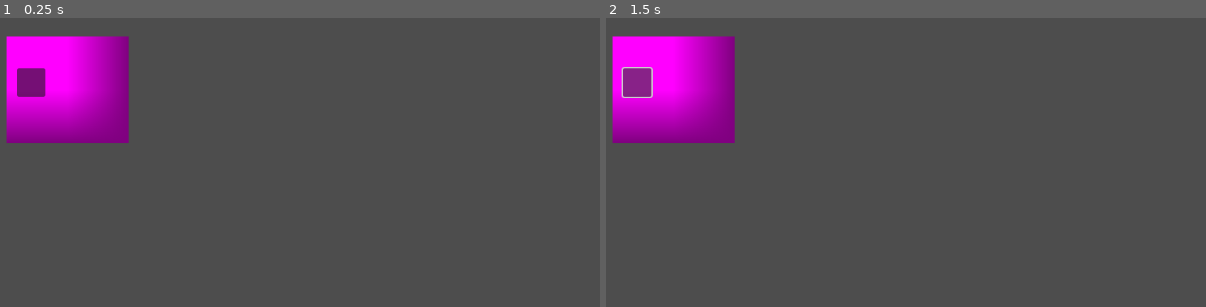
Above: before the commit, frames 1-2 (left to right).
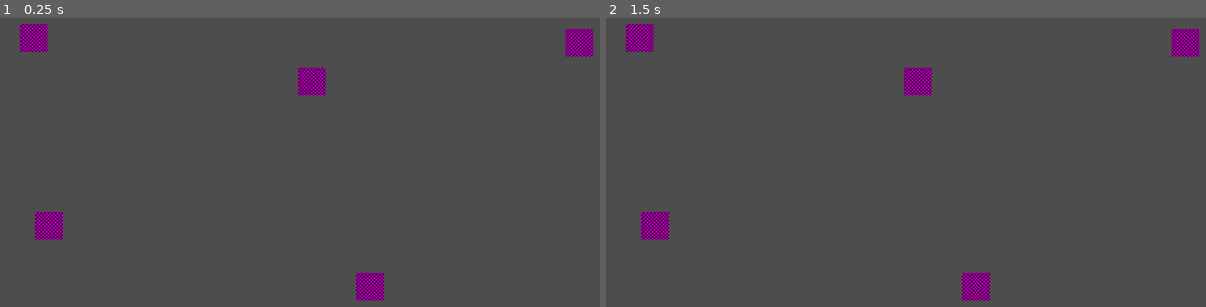
Above: after the commit, the same moments.

Repository: bldng1337/splash
Game: Godot game, scene res://main.tscn
Two runs of this game, one before a commit and one after it. Both use one fixed random seed, a clock stepped at 60 frames per second and the inputs below.
Inputs (mouse positions are in pixels of both pictures, inside the frame that each line leads up to):
- Up to frame 1 (0.25 s): no input
- Up to frame 2 (1.5 s): click (636, 81) at 0.52 s; click (636, 81) at 1.27 s

The runs differ from the first frame. In frame 1, 9.6% of the frame differs, in the area x 1-99%, y 2-98%; in frame 2, 9.6%.
Error before the commit: Attempt to call function 'register_objective' in base 'null instance' on a null instance. (res://tapoff/tapme.gd:9)

Commit message:
Implement 2 Games

Diff:
--- /dev/null
+++ b/content/W1/tapoff/main.tscn
@@ -0,0 +1,20 @@
+[gd_scene load_steps=2 format=3 uid="uid://bs3wkospr02"]
+
+[ext_resource type="PackedScene" uid="uid://dvll3dokxnegg" path="res://content/W1/tapoff/sinks/Sink1.tscn" id="1_apx26"]
+
+[node name="Main" type="Node2D"]
+
+[node name="Sink1" parent="." instance=ExtResource("1_apx26")]
+position = Vector2(151, 127)
+
+[node name="Sink3" parent="." instance=ExtResource("1_apx26")]
+position = Vector2(173, 398)
+
+[node name="Sink4" parent="." instance=ExtResource("1_apx26")]
+position = Vector2(636, 486)
+
+[node name="Sink5" parent="." instance=ExtResource("1_apx26")]
+position = Vector2(552, 190)
+
+[node name="Sink6" parent="." instance=ExtResource("1_apx26")]
+position = Vector2(938, 134)
--- /dev/null
+++ b/content/W1/tapoff/sinks/Sink1.tscn
@@ -0,0 +1,23 @@
+[gd_scene load_steps=3 format=3 uid="uid://dvll3dokxnegg"]
+
+[ext_resource type="Script" uid="uid://d4l4srmikv2s6" path="res://content/W1/tapoff/tapme.gd" id="1_7xuc6"]
+
+[sub_resource type="PlaceholderTexture2D" id="PlaceholderTexture2D_0hojn"]
+size = Vector2(40, 40)
+
+[node name="Sink1" type="Node2D" node_paths=PackedStringArray("button")]
+script = ExtResource("1_7xuc6")
+button = NodePath("Button")
+
+[node name="Sprite2D" type="Sprite2D" parent="."]
+texture_filter = 1
+texture_repeat = 2
+position = Vector2(20, 20)
+texture = SubResource("PlaceholderTexture2D_0hojn")
+offset = Vector2(0.1, 0)
+
+[node name="Button" type="Button" parent="."]
+modulate = Color(1, 1, 1, 0)
+offset_right = 40.39
+offset_bottom = 39.945
+metadata/_edit_use_anchors_ = true
--- /dev/null
+++ b/content/W1/tapoff/tapme.gd
@@ -0,0 +1,12 @@
+extends Node2D
+
+@export var button:Button
+
+func _ready() -> void:
+	manager.register_objective()
+	button.connect("pressed", tap)
+
+
+func tap():
+	manager.finish_objective()
+	queue_free()
--- /dev/null
+++ b/content/W2/river/main.tscn
@@ -0,0 +1,43 @@
+[gd_scene load_steps=7 format=3 uid="uid://pt7josrfbr08"]
+
+[ext_resource type="Texture2D" uid="uid://cgagut51800bm" path="res://assets/W2LVL1/GWP_W2L1.png" id="1_ov0kl"]
+[ext_resource type="PackedScene" uid="uid://b75uhm55s35l2" path="res://content/W2/river/trash.tscn" id="2_eikky"]
+[ext_resource type="Script" uid="uid://b1ic8esi10u77" path="res://content/W2/river/spawner.gd" id="3_eikky"]
+[ext_resource type="Texture2D" uid="uid://bcecjsvdhu5eb" path="res://assets/W2LVL1/mülltonne.png" id="4_6vmr2"]
+[ext_resource type="Script" uid="uid://bdqhaxdwqeonn" path="res://content/W2/river/picker.gd" id="5_0v4l1"]
+
+[sub_resource type="Curve2D" id="Curve2D_k0oon"]
+bake_interval = 512.0
+_data = {
+"points": PackedVector2Array(0, 0, 0, 0, 1223, -140, 0, 0, 0, 0, 952, 80, 0, 0, 0, 0, 561, 301, 0, 0, 0, 0, 195, 342, 0, 0, 0, 0, -69, 279)
+}
+point_count = 5
+
+[node name="Main" type="Node2D"]
+
+[node name="Spawner" type="Node2D" parent="." node_paths=PackedStringArray("path")]
+position = Vector2(1221, -63)
+script = ExtResource("3_eikky")
+entity = ExtResource("2_eikky")
+spawn_range = 80.0
+amount = 5
+path = NodePath("../Path2D")
+
+[node name="Path2D" type="Path2D" parent="."]
+position = Vector2(0, 77)
+curve = SubResource("Curve2D_k0oon")
+
+[node name="Background" type="Sprite2D" parent="."]
+position = Vector2(579, 325)
+scale = Vector2(0.5990741, 0.5990741)
+texture = ExtResource("1_ov0kl")
+
+[node name="Mülltonne" type="Sprite2D" parent="."]
+position = Vector2(1044, 535.00006)
+scale = Vector2(0.465, 0.465)
+texture = ExtResource("4_6vmr2")
+
+[node name="DragManager" type="Node2D" parent="." node_paths=PackedStringArray("collection", "trash")]
+script = ExtResource("5_0v4l1")
+collection = NodePath("../Spawner")
+trash = NodePath("../Mülltonne")
--- /dev/null
+++ b/content/W2/river/picker.gd
@@ -0,0 +1,37 @@
+extends Node
+
+
+@export var collection: Node2D
+@export var trash: Node2D
+
+var _picked_up: Node2D
+
+func _ready() -> void:
+	for c in collection.get_children():
+		c.picked_up=false
+
+
+
+func _input(event: InputEvent) -> void:
+	if event is InputEventMouseButton:
+		if event.is_pressed() and _picked_up==null:
+			print("searching for %s" % event.global_position)
+			for c in collection.get_children():
+				print(c.global_position.distance_to(event.global_position))
+				if c.global_position.distance_to(event.global_position)<50:
+					pickup(c)
+					break
+		else:
+			if _picked_up:
+				if _picked_up.global_position.distance_to(trash.global_position)<200:
+					manager.finish_objective()
+					_picked_up.queue_free()
+				_picked_up.picked_up=false
+			_picked_up=null
+
+
+func pickup(node: Node2D) -> void:
+	print("picked up %s" % node.name)
+	node.picked_up=true
+	_picked_up=node
+	pass
--- /dev/null
+++ b/content/W2/river/spawner.gd
@@ -0,0 +1,14 @@
+extends Node2D
+
+@export var entity: PackedScene
+@export var spawn_range=100.0
+@export var amount=10
+@export var path: Path2D
+
+func _ready():
+	for i in range(amount):
+		var e: Node2D = entity.instantiate()
+		e.position = Vector2(randf_range(-spawn_range, spawn_range), randf_range(-spawn_range, spawn_range))
+		e.path=path
+		e.z_index=1
+		add_child(e)
--- /dev/null
+++ b/content/W2/river/trash.gd
@@ -0,0 +1,34 @@
+extends Node2D
+
+@export var sprite: Sprite2D
+@export var path: Path2D
+@export var speed: float = 200
+var _relpos: Vector2
+var _offset: float
+var _len:float
+var picked_up: bool = false
+
+
+func _ready() -> void:
+	manager.register_objective()
+	if sprite:
+		var idx: int = 1+randi() % 3
+		sprite.texture = load("res://assets/W2LVL1/müll%d.png" % idx)
+	var local_pos: Vector2 = path.to_local(global_position)
+	_offset = path.curve.get_closest_offset(local_pos)
+	_relpos = path.curve.get_closest_point(local_pos)-local_pos
+	_len=path.curve.get_baked_length()
+
+func getpos() -> Vector2:
+	var newpos=path.curve.sample_baked(_offset,true)+_relpos
+	return path.to_global(newpos)
+
+func _process(delta: float) -> void:
+	if picked_up:
+		global_position=get_global_mouse_position()
+		return
+	_offset+=delta*speed
+	if _offset>_len:
+		_offset=0
+	global_position=getpos()
+	pass
--- /dev/null
+++ b/content/W2/river/trash.tscn
@@ -0,0 +1,15 @@
+[gd_scene load_steps=3 format=3 uid="uid://b75uhm55s35l2"]
+
+[ext_resource type="Script" uid="uid://b46ltu68h3flr" path="res://content/W2/river/trash.gd" id="1_4kwgi"]
+
+[sub_resource type="PlaceholderTexture2D" id="PlaceholderTexture2D_4kwgi"]
+size = Vector2(10, 10)
+
+[node name="Trash" type="Node2D" node_paths=PackedStringArray("sprite")]
+script = ExtResource("1_4kwgi")
+sprite = NodePath("Sprite2D")
+
+[node name="Sprite2D" type="Sprite2D" parent="."]
+position = Vector2(-4.7683716e-07, -4.7683716e-07)
+scale = Vector2(0.2, 0.2)
+texture = SubResource("PlaceholderTexture2D_4kwgi")
--- a/general/GameManager.gd
+++ b/general/GameManager.gd
@@ -1,7 +1,10 @@
 class_name GameManager
 extends Node
 
-@export var games: Array[PackedScene]
+@export var games: Array[PackedScene]=[
+	preload("res://content/W1/tapoff/main.tscn"),
+	preload("res://content/W2/river/main.tscn"),
+]
 
 var current_game: Node
 var current_game_index: int = 0
@@ -12,11 +15,15 @@
 	objectives += 1
 
 func finish_objective() -> void:
+	print("Objective %s finished" % objectives)
 	objectives -= 1
 	if objectives == 0:
 		next_game()
 
 func next_game() -> void:
+	if objectives>0:
+		return
+	print("Next game")
 	current_game_index = randi() % games.size()
 	if current_game!=null:
 		current_game.queue_free()
--- a/main.tscn
+++ b/main.tscn
@@ -1,11 +1,3 @@
-[gd_scene load_steps=3 format=3 uid="uid://cbialo1q0ae7i"]
-
-[ext_resource type="Script" uid="uid://b0qcj6jpir0xu" path="res://general/GameManager.gd" id="1_ig7tw"]
-[ext_resource type="PackedScene" uid="uid://bs3wkospr02" path="res://tapoff/main.tscn" id="2_0xm2m"]
+[gd_scene format=3 uid="uid://cbialo1q0ae7i"]
 
 [node name="Main" type="Node2D"]
-
-[node name="manager" type="Node" parent="."]
-unique_name_in_owner = true
-script = ExtResource("1_ig7tw")
-games = Array[PackedScene]([ExtResource("2_0xm2m")])
--- a/project.godot
+++ b/project.godot
@@ -15,6 +15,10 @@
 config/features=PackedStringArray("4.5", "Mobile")
 config/icon="res://icon.svg"
 
+[autoload]
+
+manager="*res://general/GameManager.gd"
+
 [rendering]
 
 renderer/rendering_method="mobile"
--- a/tapoff/main.tscn
+++ /dev/null
@@ -1,25 +0,0 @@
-[gd_scene load_steps=3 format=3 uid="uid://bs3wkospr02"]
-
-[ext_resource type="Script" uid="uid://d4l4srmikv2s6" path="res://tapoff/tapme.gd" id="1_dcr3p"]
-
-[sub_resource type="PlaceholderTexture2D" id="PlaceholderTexture2D_mkm0w"]
-
-[node name="Main" type="Node2D"]
-
-[node name="tap" type="Node2D" parent="."]
-position = Vector2(132, 146)
-script = ExtResource("1_dcr3p")
-
-[node name="Sprite2D" type="Sprite2D" parent="tap"]
-position = Vector2(70.16, 76.25)
-scale = Vector2(176.4, 153.5)
-texture = SubResource("PlaceholderTexture2D_mkm0w")
-offset = Vector2(0.1, 0)
-
-[node name="Node2D" type="Node2D" parent="tap"]
-position = Vector2(14, 45)
-
-[node name="Button" type="Button" parent="tap/Node2D"]
-offset_left = 1.0
-offset_right = 42.0
-offset_bottom = 41.0
--- a/tapoff/tapme.gd
+++ /dev/null
@@ -1,14 +0,0 @@
-extends Node2D
-
-@export var button:Button
-
-var game_manager:GameManager
-# Called when the node enters the scene tree for the first time.
-func _ready() -> void:
-	game_manager=get_tree().root.get_node("%manager")
-	game_manager.register_objective()
-	button.connect("pressed",self.tap)
-
-
-func tap():
-	game_manager.finish_objective()
Not shown, added: assets/W2LVL1/GWP_W2L1.png.import
Not shown, added: assets/W2LVL1/TrashSound.mp3.import
Not shown, added: assets/W2LVL1/müll1.png.import
Not shown, added: assets/W2LVL1/müll2.png.import
Not shown, added: assets/W2LVL1/müll3.png.import
Not shown, added: assets/W2LVL1/müll4.png.import
Not shown, added: assets/W2LVL1/müll5.png.import
Not shown, added: assets/W2LVL1/müll6.png.import
Not shown, added: assets/W2LVL1/müll7.png.import
Not shown, added: assets/W2LVL1/mülltonne.png.import
Renamed: tapoff/tapme.gd.uid -> content/W1/tapoff/tapme.gd.uid
Not shown, added: content/W2/river/picker.gd.uid
(and 2 more such lines)
